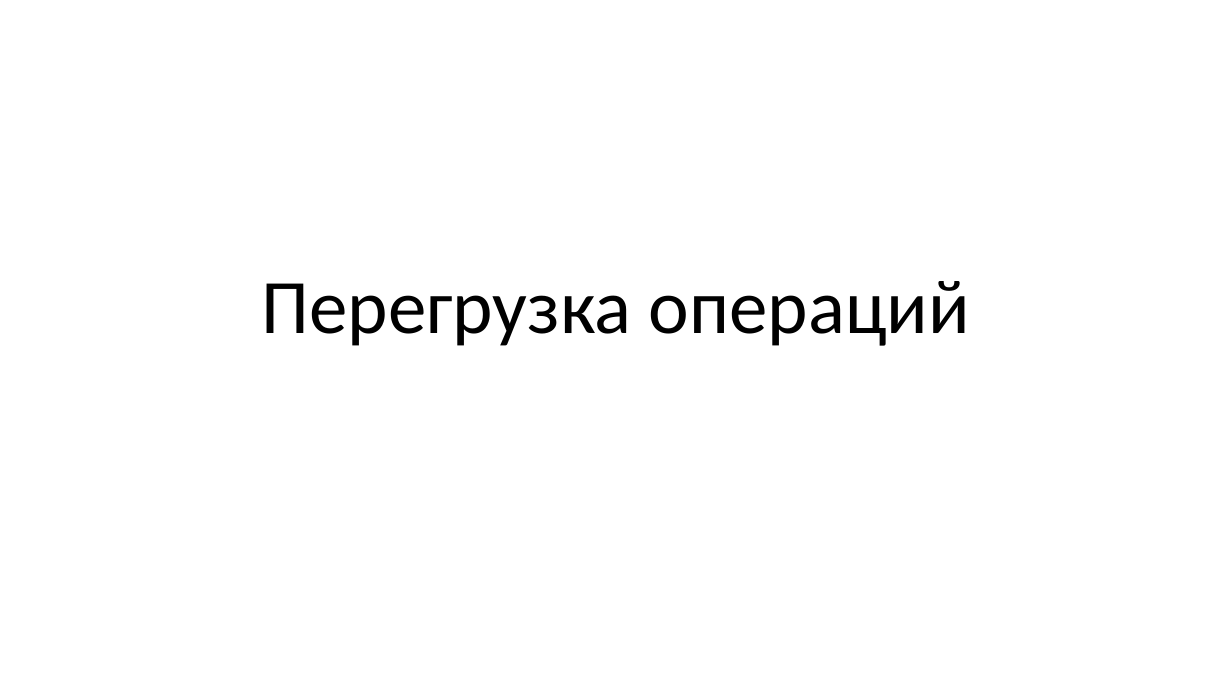
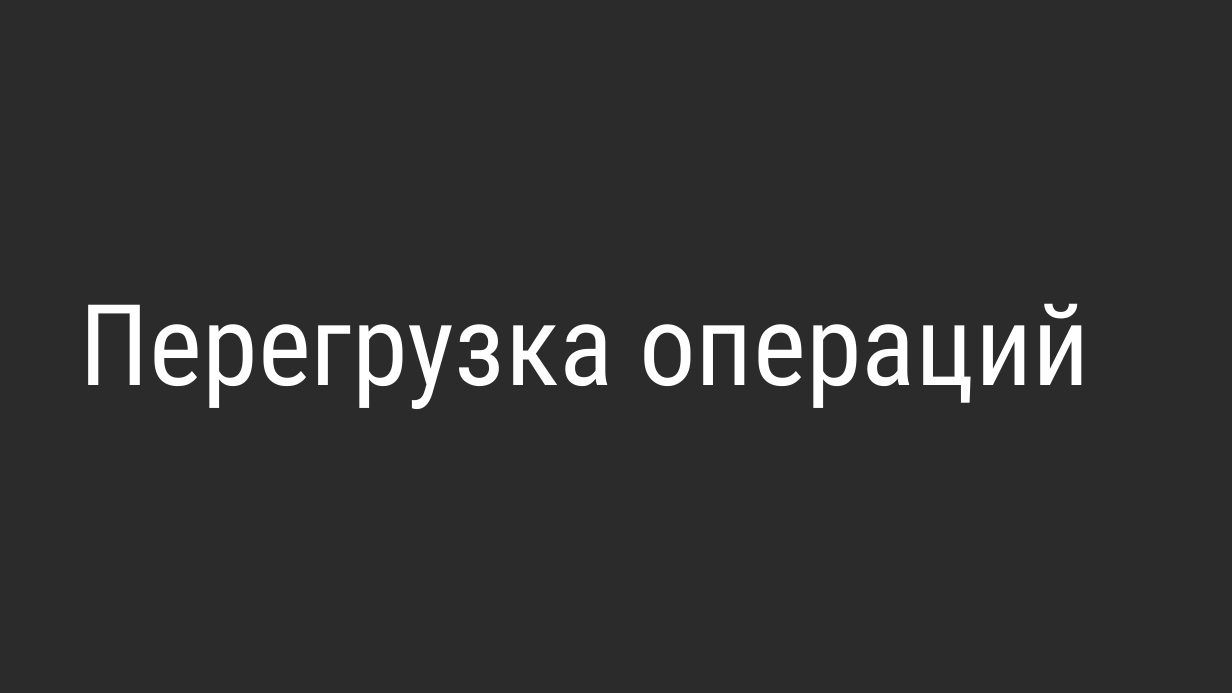
Before and after one commit to alexey-malov/oop, a slide deck: slide 8 of lectures/04/Дружественные функции и классы. Перегрузка операций.pptx (slide 6 before the commit). Drawn at 1232x693 pixels with LibreOffice and Linux fonts; fonts in the diff are those of the drawing; background and template pictures are left out; a plain dark background stands for a picture behind light text. Boxes give left, top, right and bottom in pixels: in the first picture for what was removed or moved away, otherwise in the second. Text is boxed around its words. In the diff, an @@ line names an element or a change of style, - is before the commit and + after.

Commit message:
Обновлены вопросы к экзамену и лекция по перегрузке операций

```diff
--- a/lectures/04/Дружественные функции и классы. Перегрузка операций.pptx
+++ b/lectures/04/Дружественные функции и классы. Перегрузка операций.pptx
@@ background #FFFFFF to picture (left out) @@
@@ title "Перегрузка операций": place and size @@
-title "Перегрузка операций" at [261, 281, 970, 346]
+title "Перегрузка операций" at [80, 303, 1090, 409]
@@ title "Перегрузка операций" at [80, 303, 1090, 409]: size 60 to 88 pt, font Calibri to Roboto Condensed, text colour #000000 to #FFFFFF; alignment centre to left @@
```
Also in this commit, not shown: 3 other slides changed, 4 slides added, 1 slide removed, 1 other file.
